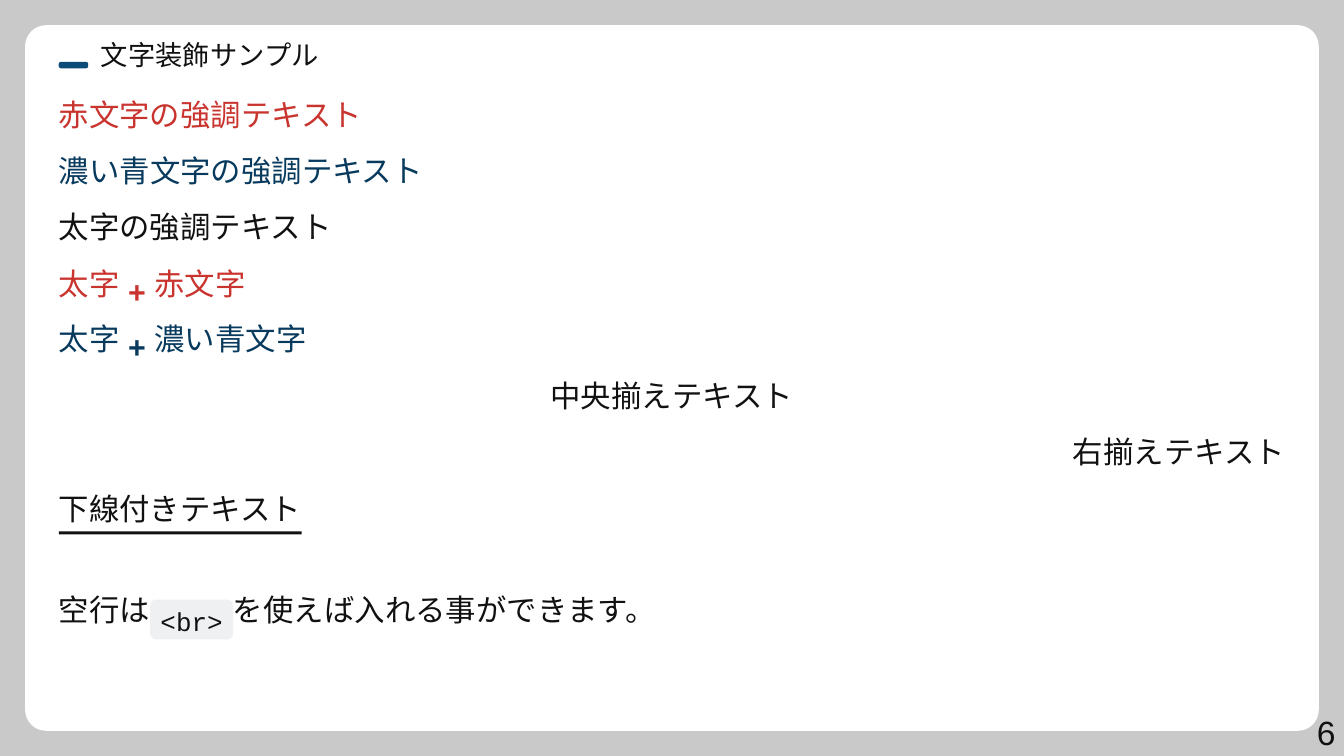
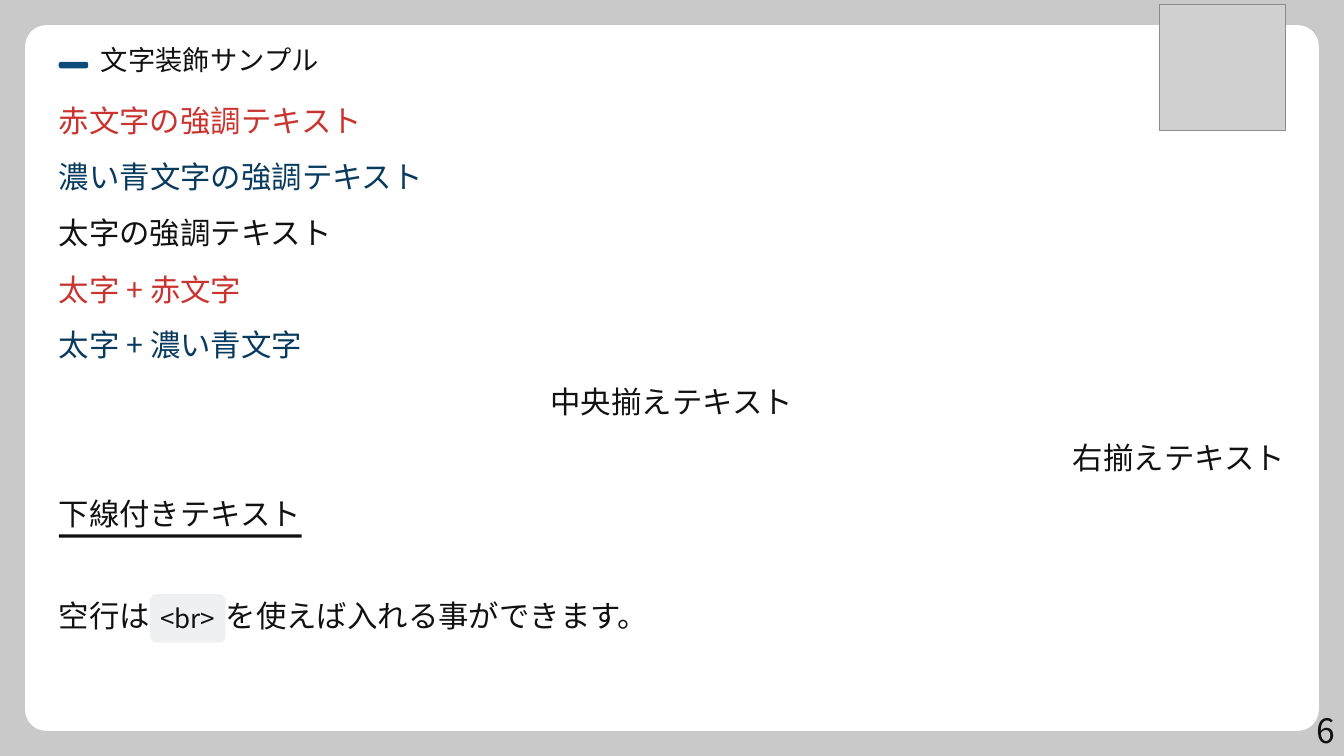
Before and after one commit to syarasyoujyu/create_presentation, a slide deck: slide 6 of prompts/marp-template.pptx. Drawn at 1344x756 pixels with LibreOffice and Linux fonts; fonts in the diff are those of the drawing; grey boxes stand for pictures. Boxes give left, top, right and bottom in pixels: in the first picture for what was removed or moved away, otherwise in the second. Text is boxed around its words. In the diff, an @@ line names an element or a change of style, - is before the commit and + after.

```diff
--- a/prompts/marp-template.pptx
+++ b/prompts/marp-template.pptx
@@ picture added at box(1159, 4, 1286, 130) @@
@@ text at box(101, 47, 319, 73): text changed; font Noto Sans CJK SC to Noto Sans CJK JP @@
-⽂字装飾サンプル
+文字装飾サンプル
@@ text at box(59, 106, 362, 135): text changed; font Noto Sans CJK SC to Noto Sans CJK JP @@
-⾚⽂字の強調テキスト
+赤文字の強調テキスト
@@ text at box(59, 162, 423, 191): text changed; font Noto Sans CJK SC to Noto Sans CJK JP @@
-濃い⻘⽂字の強調テキスト
+濃い青文字の強調テキスト
@@ text removed at box(59, 269, 120, 298) @@
-太字
@@ text at box(59, 275, 241, 304): text changed; font Noto Sans CJK SC to Noto Sans CJK JP @@
-⾚⽂字
+太字 + 赤文字
@@ text removed at box(120, 273, 154, 308) @@
-+
@@ text removed at box(59, 324, 120, 353) @@
-太字
@@ text removed at box(120, 329, 154, 363) @@
-+
@@ text at box(59, 330, 302, 359): text changed; font Noto Sans CJK SC to Noto Sans CJK JP @@
-濃い⻘⽂字
+太字 + 濃い青文字
@@ font Noto Sans CJK SC to Noto Sans CJK JP in 4 elements at box(59, 218, 332, 247), box(1073, 443, 1285, 472), box(551, 387, 793, 416), box(59, 499, 301, 528) @@
@@ freeform shape at box(58, 534, 301, 537): outline redrawn @@
@@ freeform shape: place and size @@
-freeform shape at box(150, 600, 233, 640)
+freeform shape at box(150, 595, 226, 643)
@@ text at box(59, 601, 150, 630): text changed; font Noto Sans CJK SC to Noto Sans CJK JP @@
-空⾏は
+空行は
@@ text "<br>" at box(161, 607, 216, 629): font Courier New to Noto Sans CJK JP @@
@@ text at box(226, 601, 649, 630): text changed; font Noto Sans CJK SC to Noto Sans CJK JP @@
-を使えば⼊れる事ができます。
+を使えば入れる事ができます。
@@ text "6" at box(1317, 708, 1336, 744): font Arial to Noto Sans CJK JP @@
```
Also in this commit, not shown: 8 other slides changed, 6 other files.
